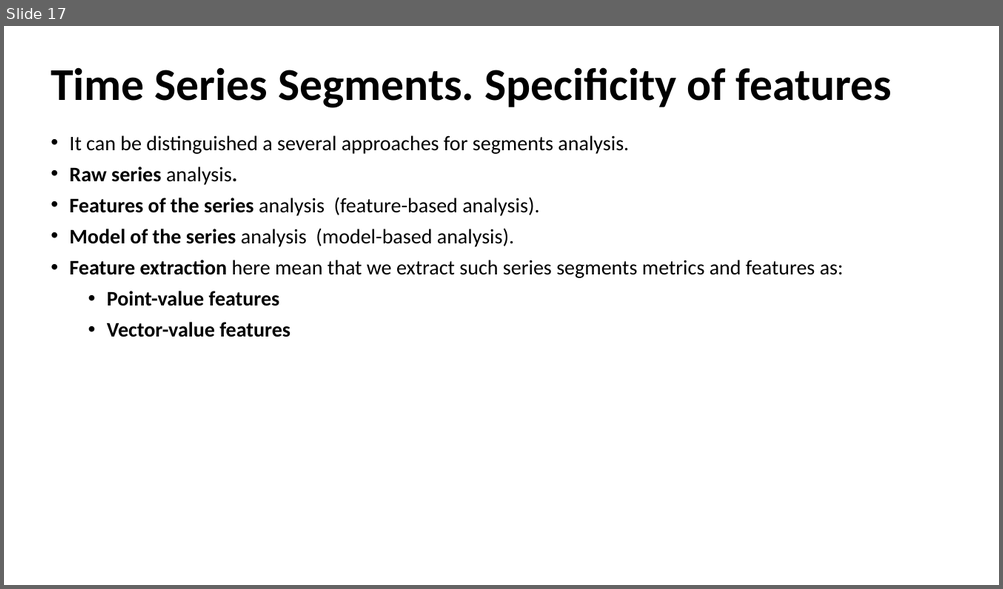
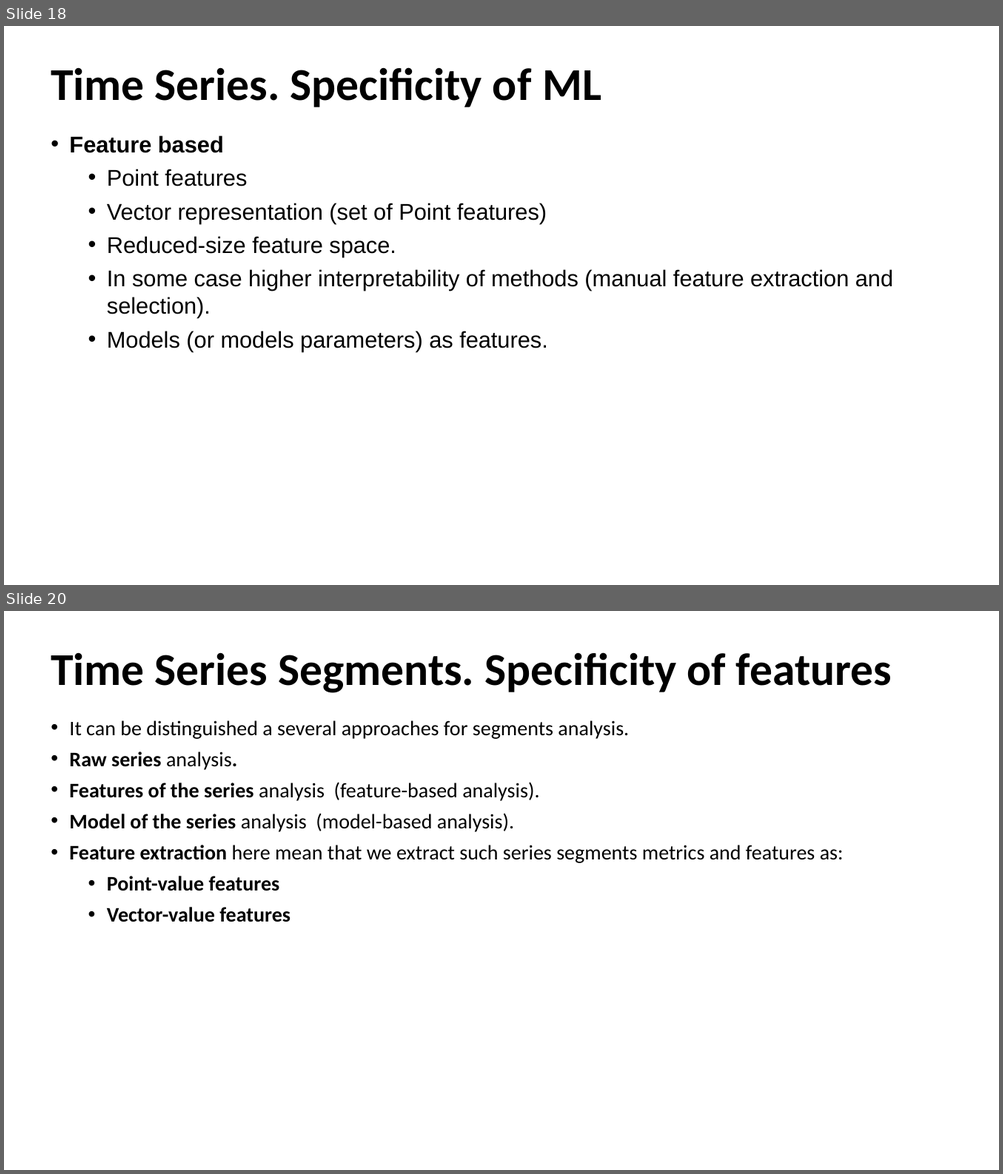
Before and after one commit to MVRonkin/Time-Series-Analysis-Lectures-and-Workshops, a slide deck: lectures/lec6.pptx. Shown one above the other, each under a label of ours: slide 17 before the commit, slides 18 and 20 after it; the slides between them are not shown. The pictures are 1003x589 and 1003x1174 pixels, drawn with LibreOffice and Linux fonts; fonts in the diff are those of the drawing. Boxes give left, top, right and bottom in pixels: in the first picture for what was removed or moved away, otherwise in the second. Text is boxed around its words. In the diff, an @@ line names an element or a change of style, - is before the commit and + after.

```diff
--- a/lectures/lec6.pptx
+++ b/lectures/lec6.pptx
@@ slide 18 added at <box>4,26,999,585</box>, background #FFFFFF @@
@@ title added at <box>51,67,602,107</box>, 44 pt, text #000000, bold @@
+Time Series. Specificity of ML
@@ text added at <box>69,136,893,352</box>, 22 pt, text #000000 @@
+• Feature based
+  • Point features
+  • Vector representation (set of Point features)
+  • Reduced-size feature space.
+  • In some case higher interpretability of methods (manual feature extraction and selection).
+  • Models (or models parameters) as features.
@@ what was slide 17 is now slide 20 @@
```
Also in this commit, not shown: 5 slides changed, 3 other slides added, 3 other files.
